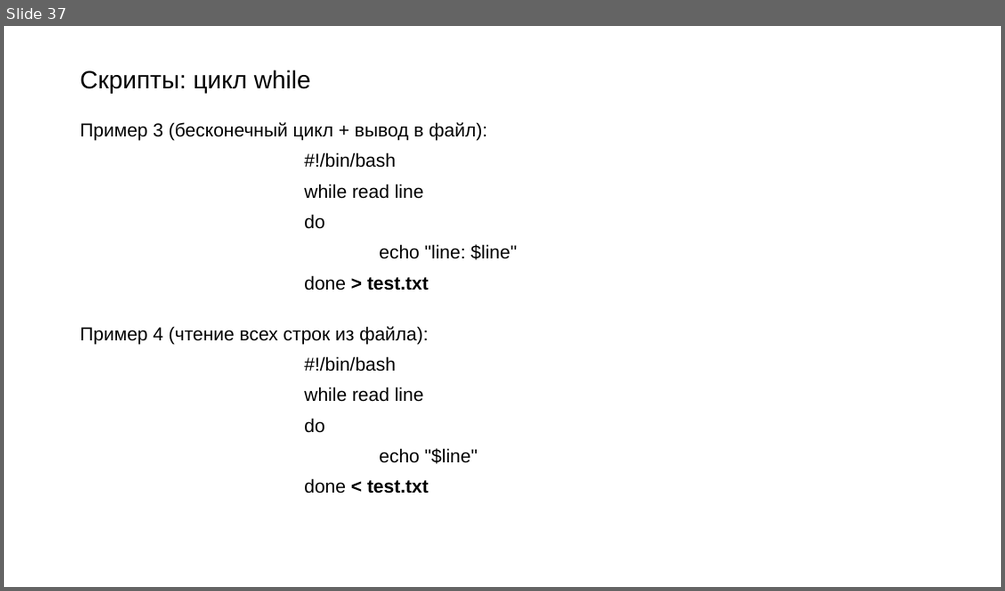
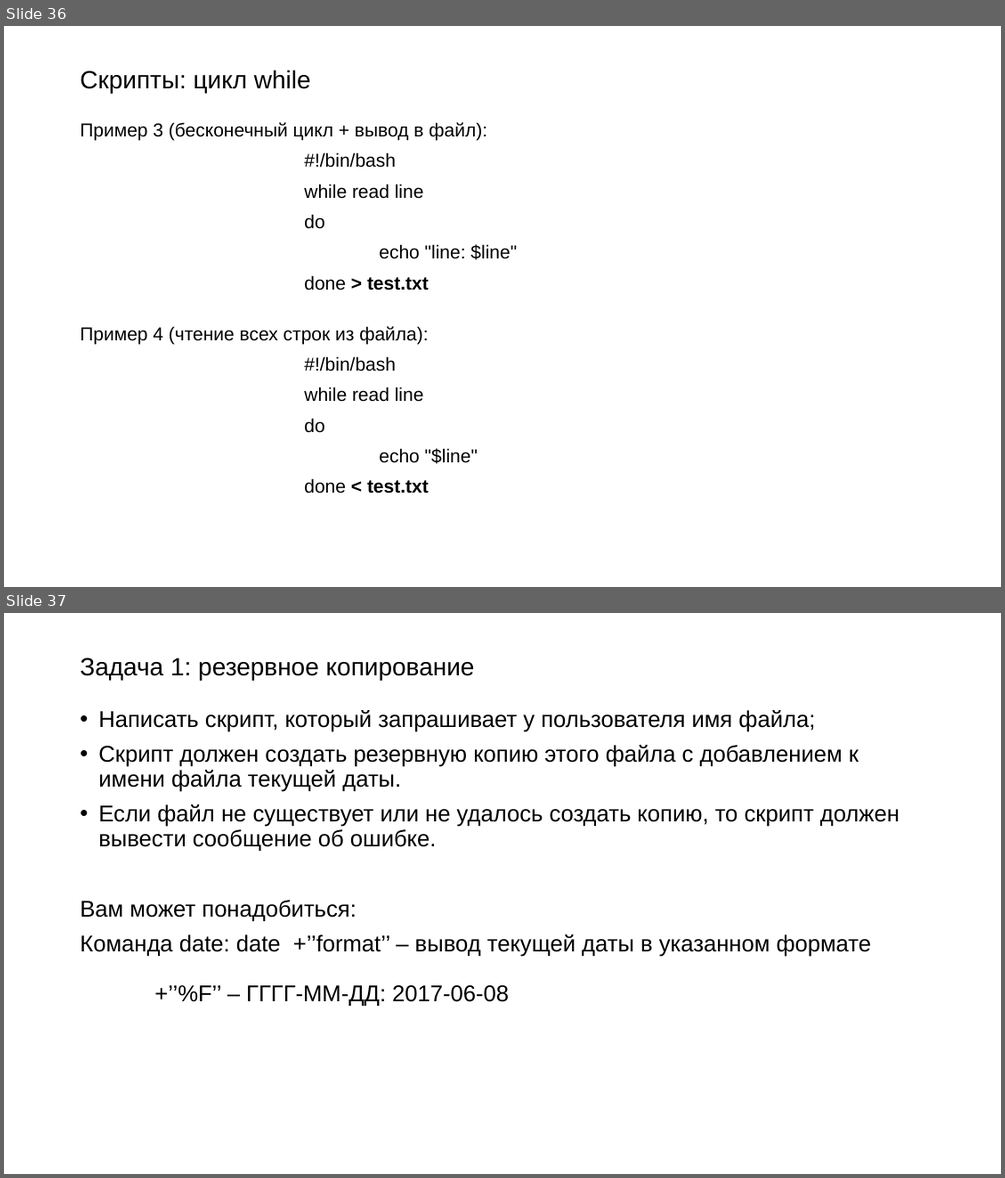
Before and after one commit to Rudeigin/OI, a slide deck: 2 лекция/ОИ bash.pptx. Shown one above the other, each under a label of ours: slide 37 before the commit, slides 36 and 37 after it. The pictures are 1005x591 and 1005x1178 pixels, drawn with LibreOffice and Linux fonts; fonts in the diff are those of the drawing. Boxes give left, top, right and bottom in pixels: in the first picture for what was removed or moved away, otherwise in the second. Text is boxed around its words. In the diff, an @@ line names an element or a change of style, - is before the commit and + after.

```diff
--- a/2 лекция/ОИ bash.pptx
+++ b/2 лекция/ОИ bash.pptx
@@ slide 37 added at [4,613,1001,1174], background #FFFFFF @@
@@ title added at [80,657,475,681], 24 pt, text #000000 @@
+Задача 1: резервное копирование
@@ text added at [80,710,899,1005], 22 pt, text #000000 @@
+• Написать скрипт, который запрашивает у пользователя имя файла;
+• Скрипт должен создать резервную копию этого файла с добавлением к имени файла текущей даты.
+• Если файл не существует или не удалось создать копию, то скрипт должен вывести сообщение об ошибке.
+Вам может понадобиться:
+Команда date: date +’’format’’ – вывод текущей даты в указанном формате
++’’%F’’ – ГГГГ-ММ-ДД: 2017-06-08
@@ what was slide 37 is now slide 36 @@
```
Also in this commit, not shown: 2 slides changed, 4 other slides added, 4 slides removed, 1 other file.
